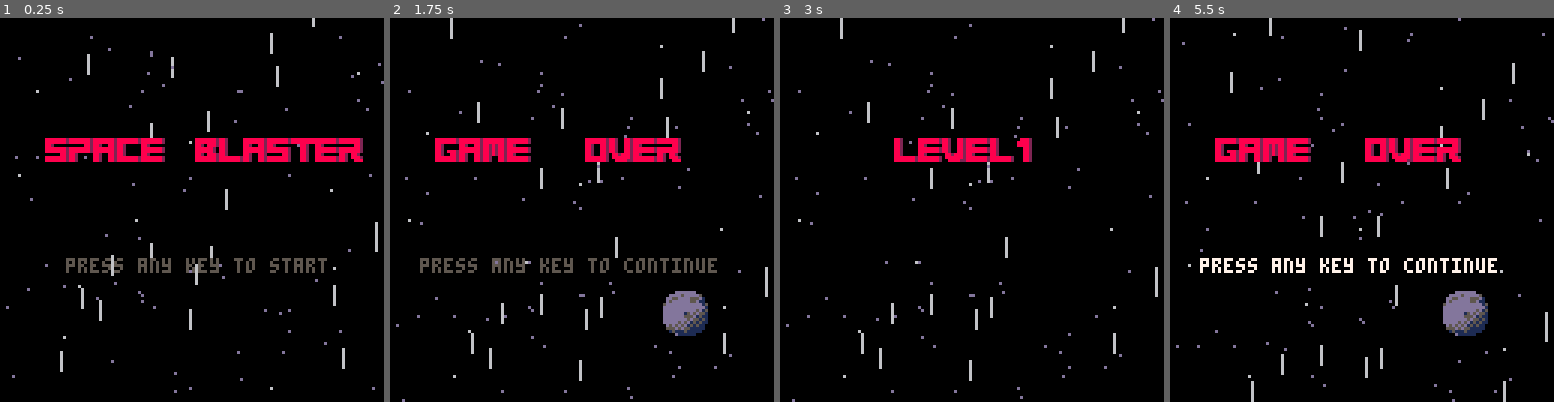
Above: before the commit, frames 1-4 (left to right).
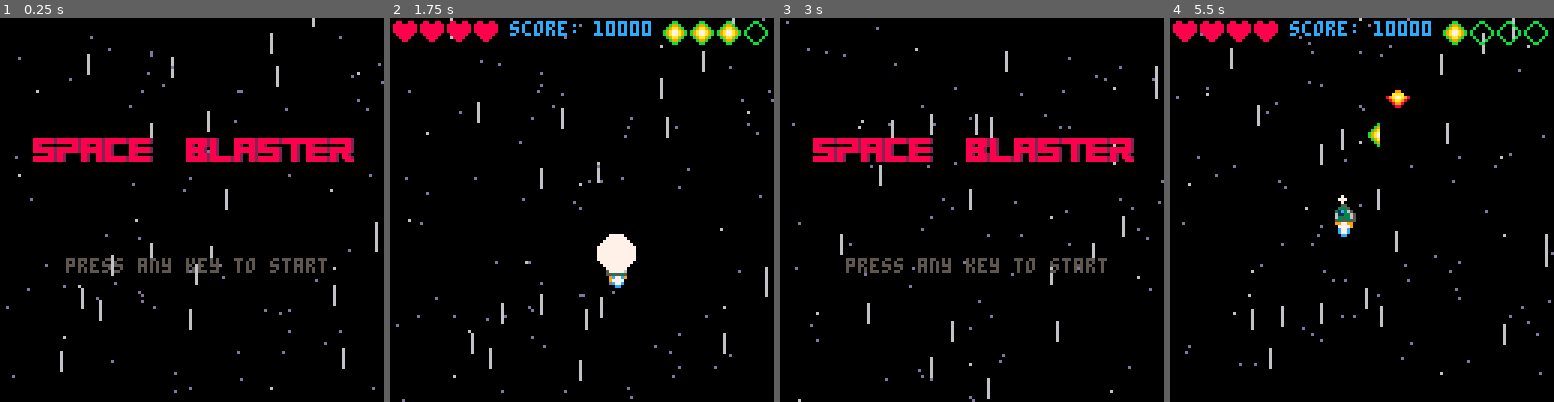
Above: after the commit, the same moments.

Repository: simonanger/pico8_shmup
Game: PICO-8 cartridge shmup.p8
Two runs of this game, one before a commit and one after it. Both use one fixed random seed, a clock stepped at 60 frames per second and the inputs below.
Inputs:
- Up to frame 1 (0.25 s): no input
- Up to frame 2 (1.75 s): tap X (X key) at 0.33, 1.07 s; tap O (Z key) at 0.7, 1.7 s; hold Right from 1.6 s (still down)
- Up to frame 3 (3 s): tap X (X key) at 1.85, 2.97 s; release Right at 2.1 s; tap O (Z key) at 2.1, 2.5, 2.9 s; hold Up 2.15-2.42 s; hold Right from 2.47 s (still down)
- Up to frame 4 (5.5 s): release Right at 3.03 s; hold Left 3.08-3.58 s; tap O (Z key) every 0.4 s from 3.3 to 5.3 s; hold Down 3.63-3.97 s; hold Right 4.02-4.68 s; tap X (X key) at 4.08, 5.2 s; hold Up 4.73-5.03 s; hold Left from 5.08 s (still down)

The runs differ from the first frame. In frame 1, 2.7% of the frame differs, in the area x 8-95%, y 31-38%; in frame 2, 8.4%; in frame 3, 6.9%; in frame 4, 10%, in the area x 0-100%, y 0-100%.

Commit message:
removed instant game over when using bomb to test logic

Diff:
--- a/shmup.p8
+++ b/shmup.p8
@@ -161,7 +161,9 @@
   boom=17
   muzzle=7
   bombs=bombs-1
-  mode="over"
+  if bombs==0 then
+   mode="over"
+  end
  end
  if btnp(5) then
   bulx=shipx
@@ -283,13 +285,13 @@
  -- draw space
  spcspr={65,66,67,68,69}
  for i=1,#spcspr do
-  spr(spcspr[i],7+i*8,40)
+  spr(spcspr[i],3+i*8,40)
  end
 
  -- draw blaster
  spcspr={81,82,67,65,83,69,84}
  for i=1,#spcspr do
-  spr(spcspr[i],57+i*8,40)
+  spr(spcspr[i],54+i*8,40)
  end
  print("press any key to start",22,80,blink())
 
